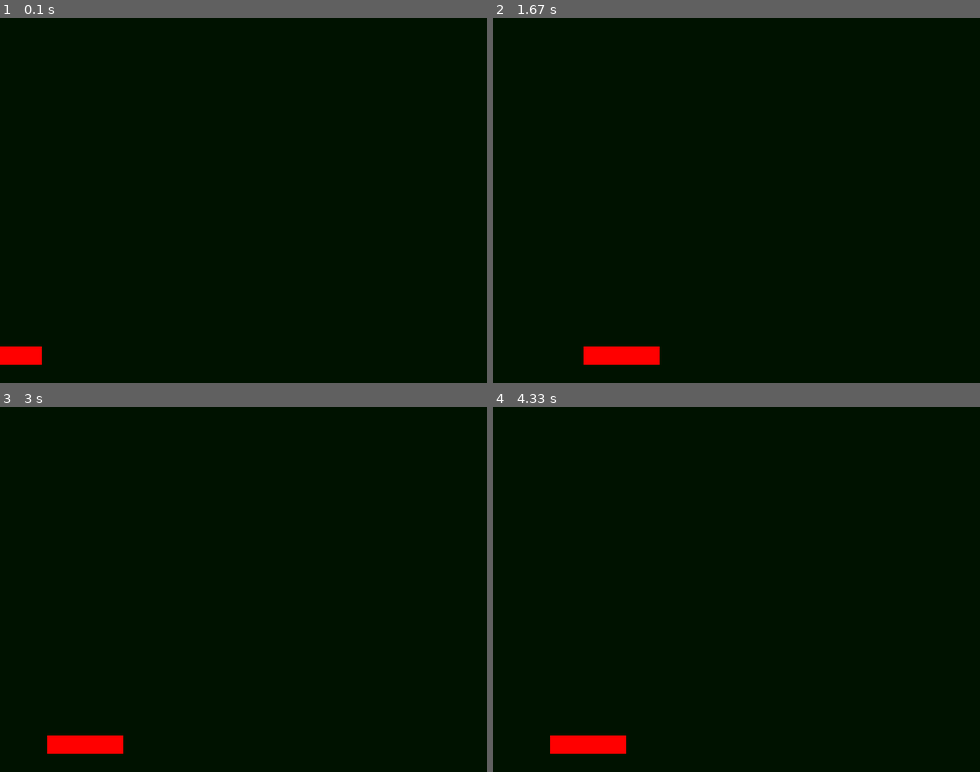
Above: before the commit, frames 1-4 (two rows, left to right).
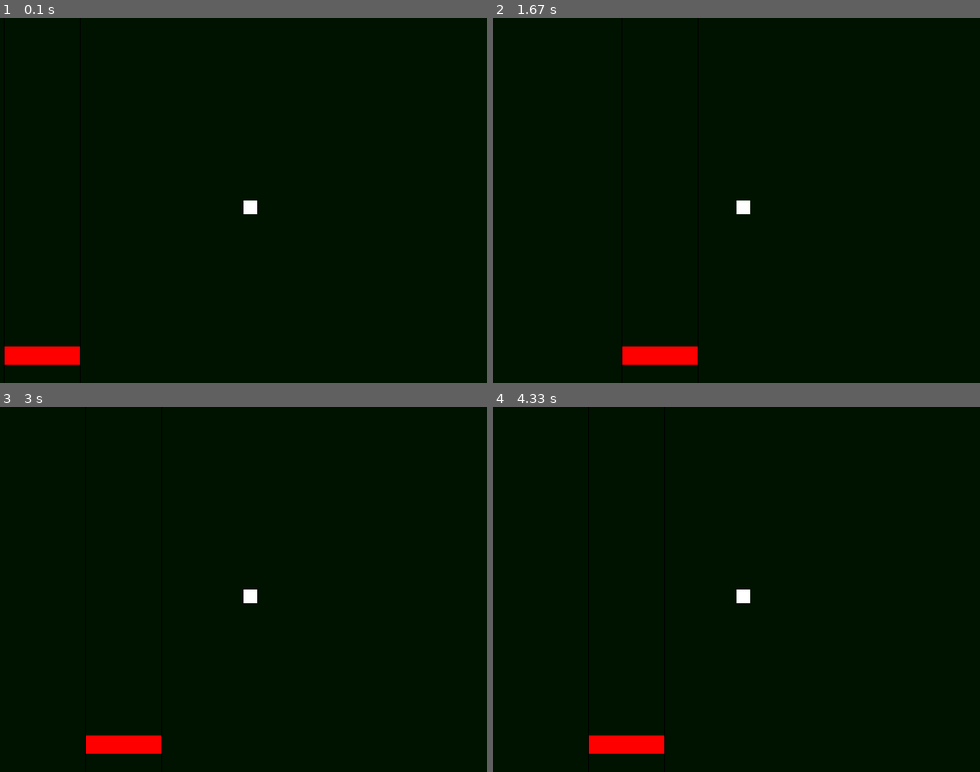
Above: after the commit, the same moments.

Repository: 1nOnlyAG/learning-pygame
Game: pygame game, started from main.py
Two runs of this game, one before a commit and one after it. Both use one fixed random seed, a clock stepped at 60 frames per second and the inputs below.
Inputs (mouse positions are in pixels of both pictures, inside the frame that each line leads up to):
- Up to frame 1 (0.1 s): no input
- Up to frame 2 (1.67 s): move the mouse to (717, 215) at 0.37 s; click (785, 280) at 0.88 s; click (916, 328) at 1.22 s; click (619, 127) at 1.55 s
- Up to frame 3 (3 s): click (243, 633) at 1.88 s; click (175, 512) at 2.22 s; click (413, 684) at 2.55 s; click (87, 626) at 2.88 s
- Up to frame 4 (4.33 s): click (595, 520) at 3.22 s; click (619, 655) at 3.55 s; click (911, 673) at 3.88 s; click (590, 724) at 4.22 s

The runs differ from the first frame. In frame 1, 0.5% of the frame differs, in the area x 0-53%, y 50-95%; in frame 2, 0.9%, in the area x 18-53%, y 50-95%; in frame 3, 0.9%; in frame 4, 0.9%.

Commit message:
in progress

Diff:
--- a/main.py
+++ b/main.py
@@ -1,4 +1,5 @@
 import pygame
+import math
 
 pygame.init()
 
@@ -10,7 +11,9 @@
     "pos": (320, 0.9 * 480)
 }
 ball = {
-
+    "color": "white",
+    "shape": (18, 18),
+    "pos": (320, 0.5 * 480)
 }
 
 while True:
@@ -21,9 +24,28 @@
             pygame.quit()
             raise SystemExit
 
-    paddle["pos"] = (mouse_x - 50, paddle["pos"][1])
+    paddle["pos"] = (mouse_x, paddle["pos"][1])
+    ball["pos"] = (ball["pos"][0], ball["pos"][1])
 
+    # Clear Screen
     screen.fill("#001200")
+    # Draw Paddle
     pygame.draw.rect(screen, paddle["color"], paddle["pos"] + paddle["shape"])
+    # Draw Ball
+    pygame.draw.rect(screen, ball["color"], ball["pos"] + ball["shape"])
+
+    paddle_x, paddle_y = paddle["pos"]
+    ball_x, ball_y = ball["pos"]
+    paddle_w, paddle_h = paddle["shape"]
+    ball_w, ball_h = ball["shape"]
+
+    pygame.draw.line(screen, "black", (paddle_x, 0), (paddle_x, 480))
+    pygame.draw.line(screen, "black", (paddle_x + paddle_w, 0), (paddle_x + paddle_w, 480))
+
+
+    if ball_x > paddle_x and ball_x < paddle_x + paddle_w:
+        pygame.draw.rect(screen, "green", (0, 0, 640, 20))
+
+
     pygame.display.flip()
     clock.tick(60)
